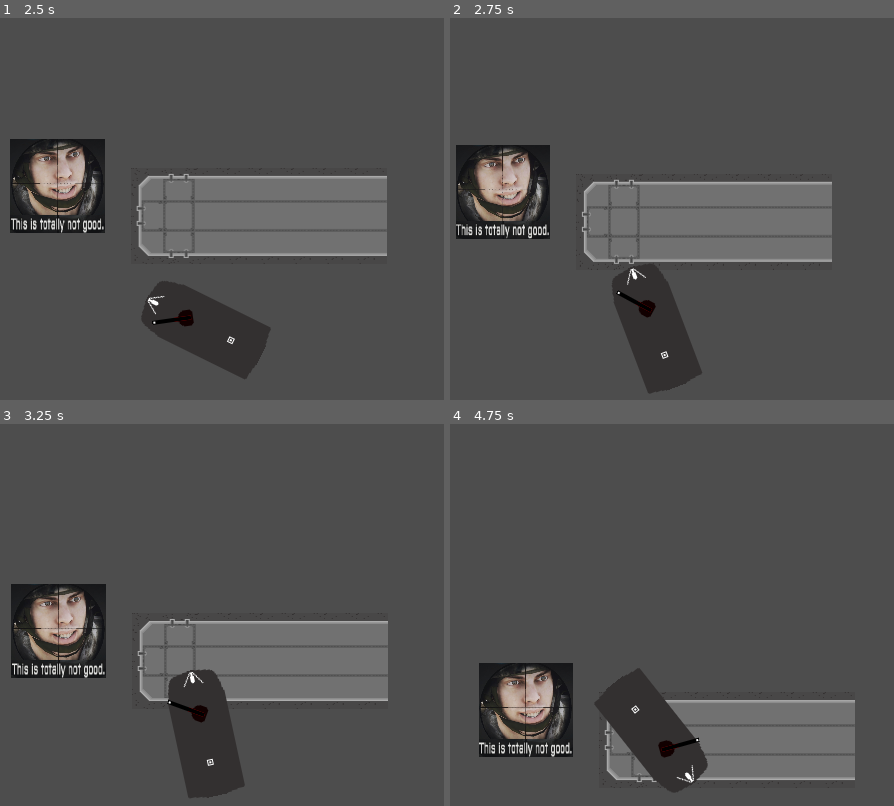
Above: before the commit, frames 1-4 (two rows, left to right).
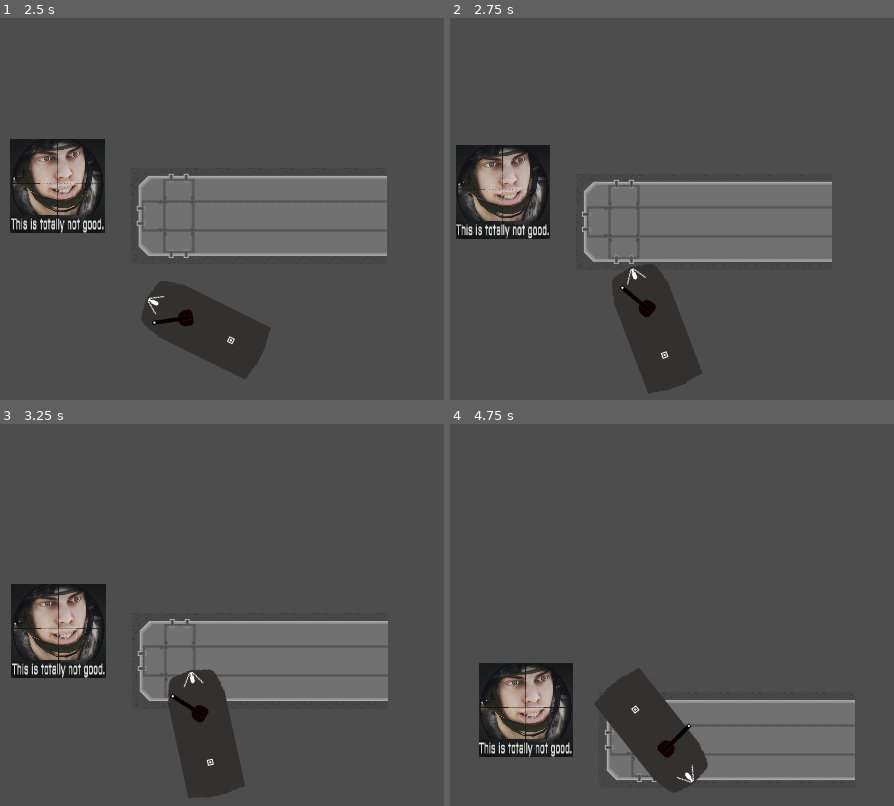
Above: after the commit, the same moments.

Repository: CatWizard47/WormGame
Game: Godot game, scene res://main_test_thingy.tscn
Two runs of this game, one before a commit and one after it. Both use one fixed random seed, a clock stepped at 60 frames per second and the inputs below.
Inputs (mouse positions are in pixels of both pictures, inside the frame that each line leads up to):
- Up to frame 1 (2.5 s): move the mouse to (310, 289) at 0.52 s; press the mouse at (310, 289) at 0.53 s; hold D (move_right) 0.53-1.28 s; move the mouse to (106, 361) at 1.27 s; release the mouse at (106, 361) at 1.28 s; hold S (move_backward) 1.28-2.03 s; click (106, 361) at 1.35 s; move the mouse to (253, 166) at 2.02 s; press the mouse at (253, 166) at 2.03 s; hold D (move_right) from 2.03 s (still down)
- Up to frame 2 (2.75 s): keep holding D (move_right)
- Up to frame 3 (3.25 s): move the mouse to (outside the picture) at 2.77 s; release D (move_right) at 2.78 s; release the mouse at (outside the picture) at 2.78 s; hold W (move_forward) from 2.78 s (still down); click (outside the picture) at 2.85 s
- Up to frame 4 (4.75 s): move the mouse to (outside the picture) at 3.52 s; release W (move_forward) at 3.53 s; press the mouse at (outside the picture) at 3.53 s; hold A (move_left) from 3.53 s (still down); move the mouse to (512, 626) at 4.27 s; release the mouse at (512, 626) at 4.28 s; click (512, 626) at 4.35 s

Frame 1 is identical in both runs. In frame 2, 0.1% of the frame differs, in the area x 37-47%, y 69-79%; in frame 3, 0.1%; in frame 4, 0.2%, in the area x 46-57%, y 78-88%.

Commit message:
Turret Fixed

Diff:
--- a/player.gd
+++ b/player.gd
@@ -52,4 +52,5 @@
 
 	rotation = rotation_direction
 	move_and_collide(velocity * delta)
+	get_node("player_main_turret").main_body_rotation=rotation_direction
 	#print("position = ",position, " velocity = ", velocity.length(), "speed = ", engine_power)
--- a/player_main_turret.gd
+++ b/player_main_turret.gd
@@ -3,8 +3,10 @@
 var mouse_position: Vector2
 var desired_rotation: float
 @export var rotation_speed : float = 0.01
-@export var start_rotation_radian: float # is offset by -PI/2 for some reason since rot:0deg = right
-@export var accuracy_margin_radian: float = 0.003
+@export var start_rotation_radian: float # is offset by -PI/2 for some reason since rot:0deg = right #
+@export var accuracy_margin_radian: float = 0.01
+var main_body_rotation: float
+var relative_position: float
 
 # Called when the node enters the scene tree for the first time.
 func _ready() -> void:
@@ -14,17 +16,18 @@
 
 # Called every frame. 'delta' is the elapsed time since the previous frame.
 func _process(_delta: float) -> void:
-	mouse_position = get_viewport().get_mouse_position()
+	mouse_position = get_global_mouse_position()
 	if Input.is_action_pressed("M1_clicked"):
 		print("Shootat:")
-	if mouse_position.x <= global_position.x:
-		desired_rotation = atan( (global_position - mouse_position ).y / (global_position - mouse_position ).x) + PI
-	else:
-		desired_rotation = atan( (global_position - mouse_position ).y / (global_position - mouse_position ).x)
+	#turret is inverted atm,
+	desired_rotation = atan2( (mouse_position - global_position).y , (mouse_position - global_position).x)
 	if  abs(global_rotation - desired_rotation) > accuracy_margin_radian:
-		if desired_rotation - global_rotation > 0 and desired_rotation - global_rotation < 3/2 * PI:
+		if desired_rotation - global_rotation  > 0 and desired_rotation - global_rotation < PI:
+			print("A")
 			global_rotation += rotation_speed
 		else:
 			global_rotation -=rotation_speed
+			print("B")
 	else:
 		global_rotation = desired_rotation
+	print("cond = ", desired_rotation - global_rotation, "  desired" ,desired_rotation)
